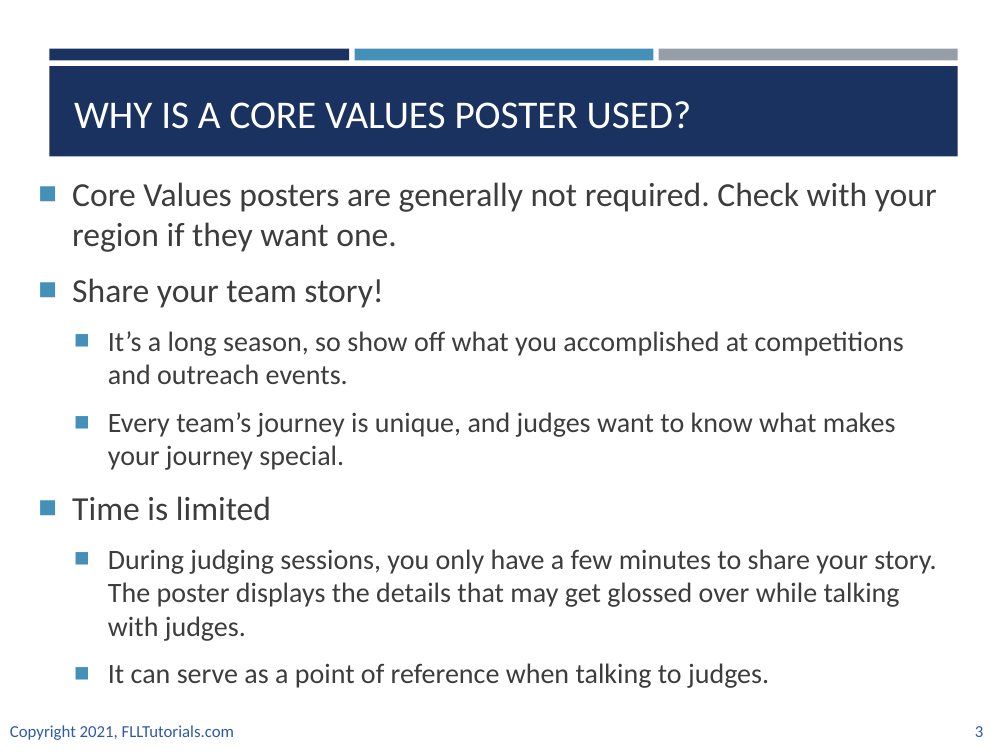
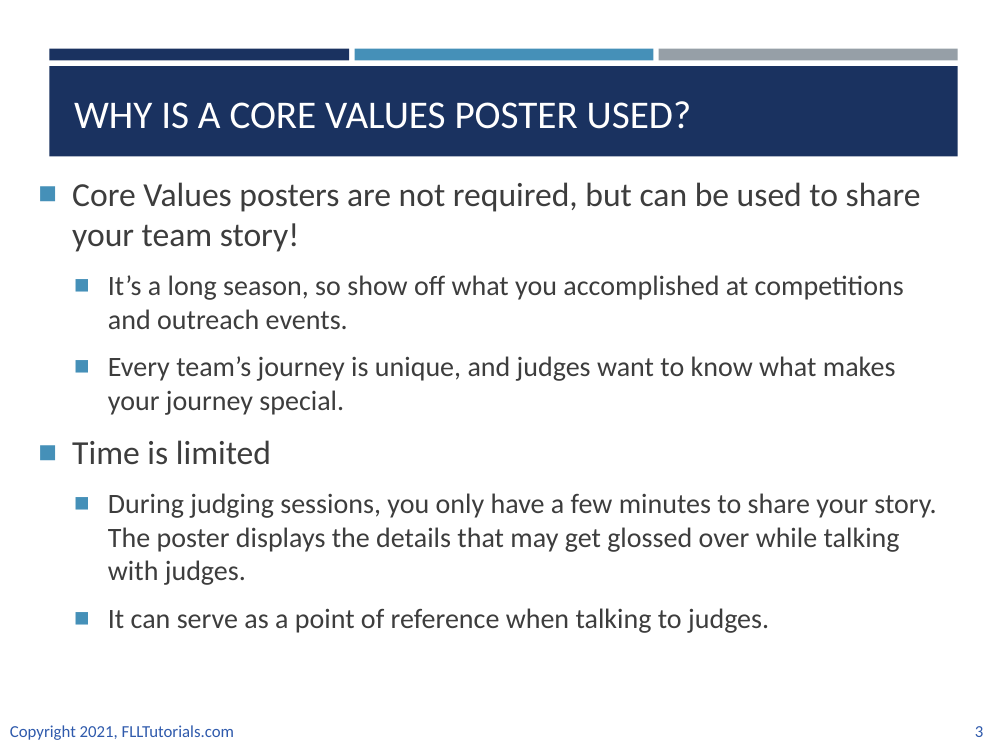
Before and after one commit to ev3lessons/FLL-Tutorials, a slide deck: slide 3 of translations/en-us/CoreValues/CVPoster.pptx. Drawn at 1008x756 pixels with LibreOffice and Linux fonts; fonts in the diff are those of the drawing. Boxes give left, top, right and bottom in pixels: in the first picture for what was removed or moved away, otherwise in the second. Text is boxed around its words. In the diff, an @@ line names an element or a change of style, - is before the commit and + after.

```diff
--- a/translations/en-us/CoreValues/CVPoster.pptx
+++ b/translations/en-us/CoreValues/CVPoster.pptx
@@ text at bbox=[72, 182, 921, 252]: text changed @@
-■ Core Values posters are generally not required. Check with your region if they want one.
-■ Share your team story!
+■ Core Values posters are not required, but can be used to share your team story!
```
Also in this commit, not shown: 7 other slides changed, 1 slide added, 4 other files.
